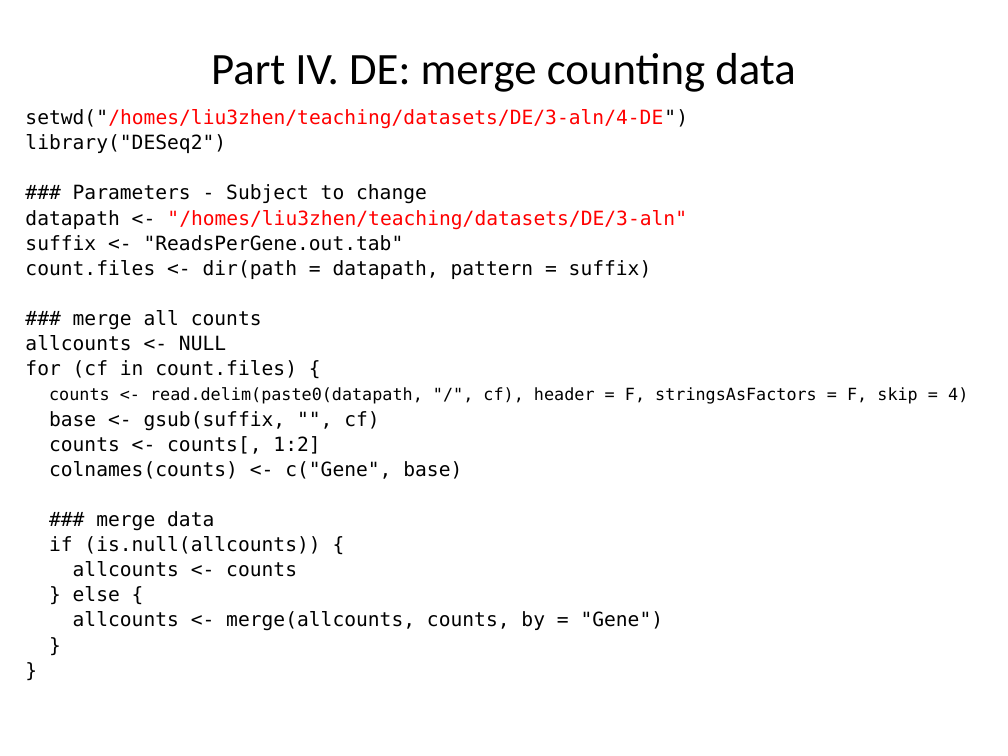
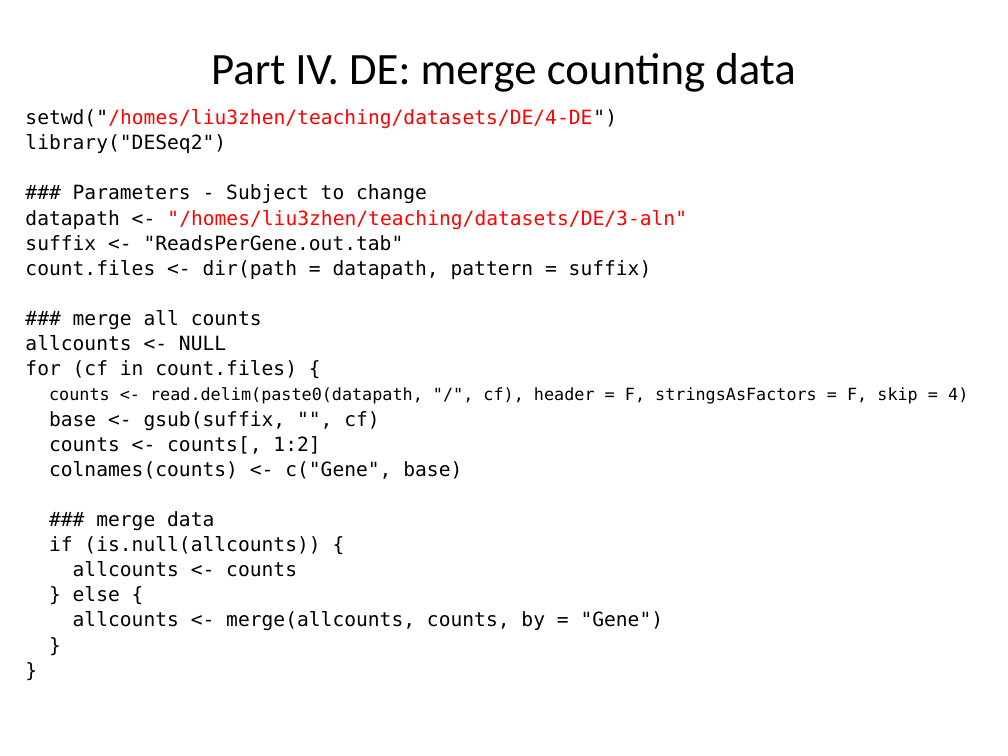
Before and after one commit to liu3zhenlab/teaching, a slide deck: slide 24 of PLPTH813Bioinformatis/2019/labs/in-class.project_DE.pptx (slide 25 before the commit). Drawn at 1008x756 pixels with LibreOffice and Linux fonts; fonts in the diff are those of the drawing. Boxes give left, top, right and bottom in pixels: in the first picture for what was removed or moved away, otherwise in the second. Text is boxed around its words. In the diff, an @@ line names an element or a change of style, - is before the commit and + after.

```diff
--- a/PLPTH813Bioinformatis/2019/labs/in-class.project_DE.pptx
+++ b/PLPTH813Bioinformatis/2019/labs/in-class.project_DE.pptx
@@ text at (x1=25, y1=109, x2=617, y2=129): text changed @@
-setwd("/homes/liu3zhen/teaching/datasets/DE/3-aln/4-DE")
+setwd("/homes/liu3zhen/teaching/datasets/DE/4-DE")
```
Also in this commit, not shown: 1 slide removed.
